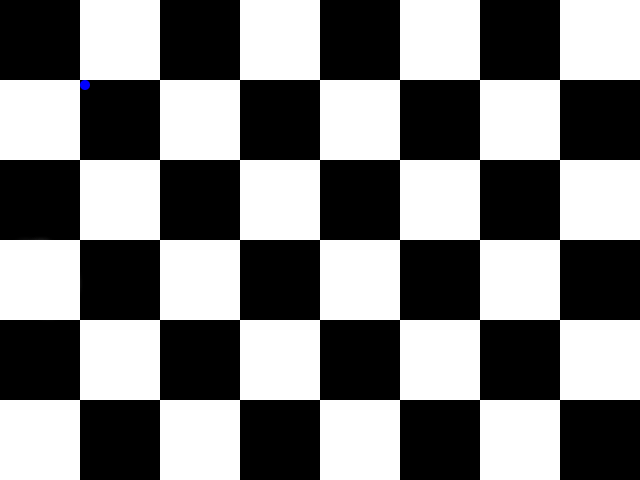
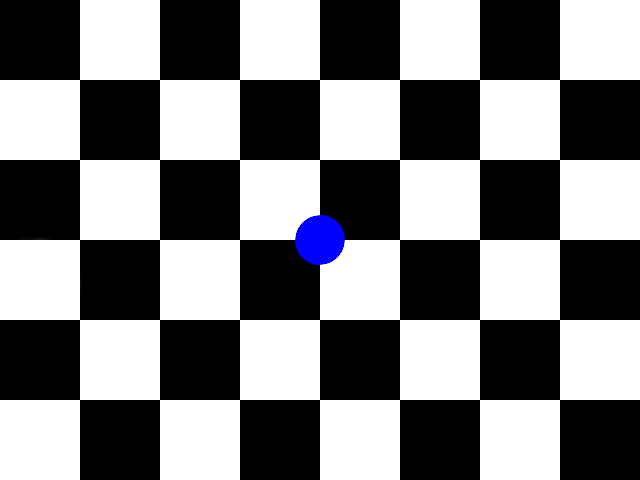
Revision of a layered 640 × 480 image; what changed, layer by layer:
removed layer "Circle" over [left=80, top=80, right=90, bottom=90]
painted on "CV_Test_Base.png" over [left=295, top=215, right=345, bottom=265]
